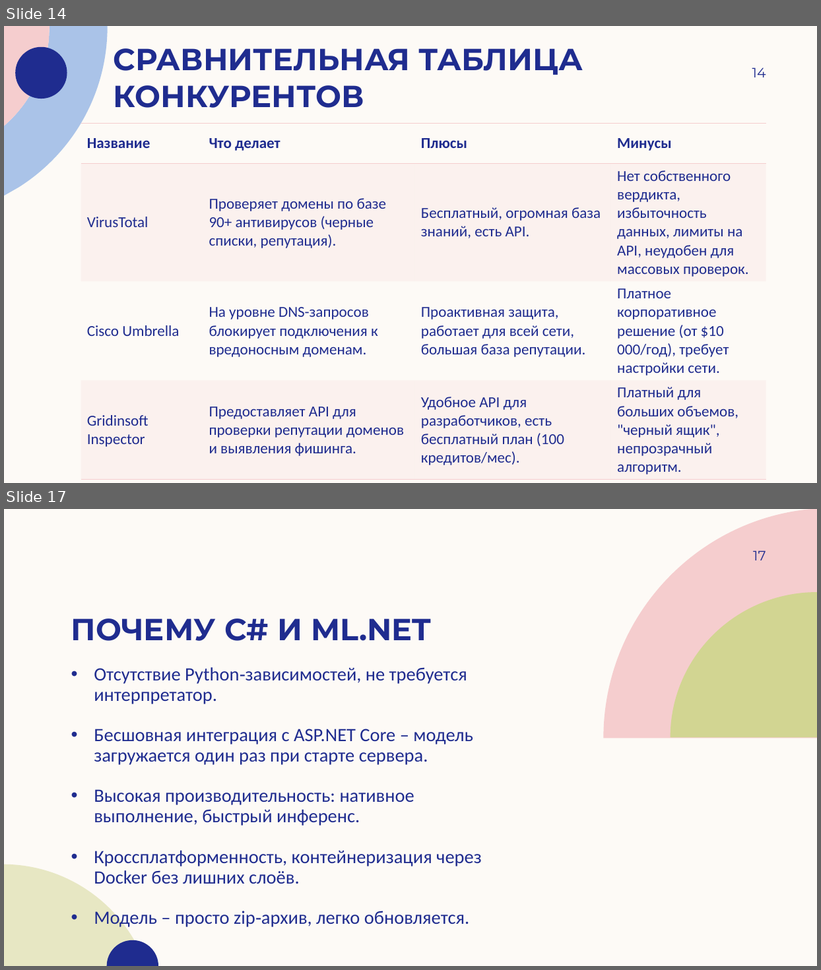
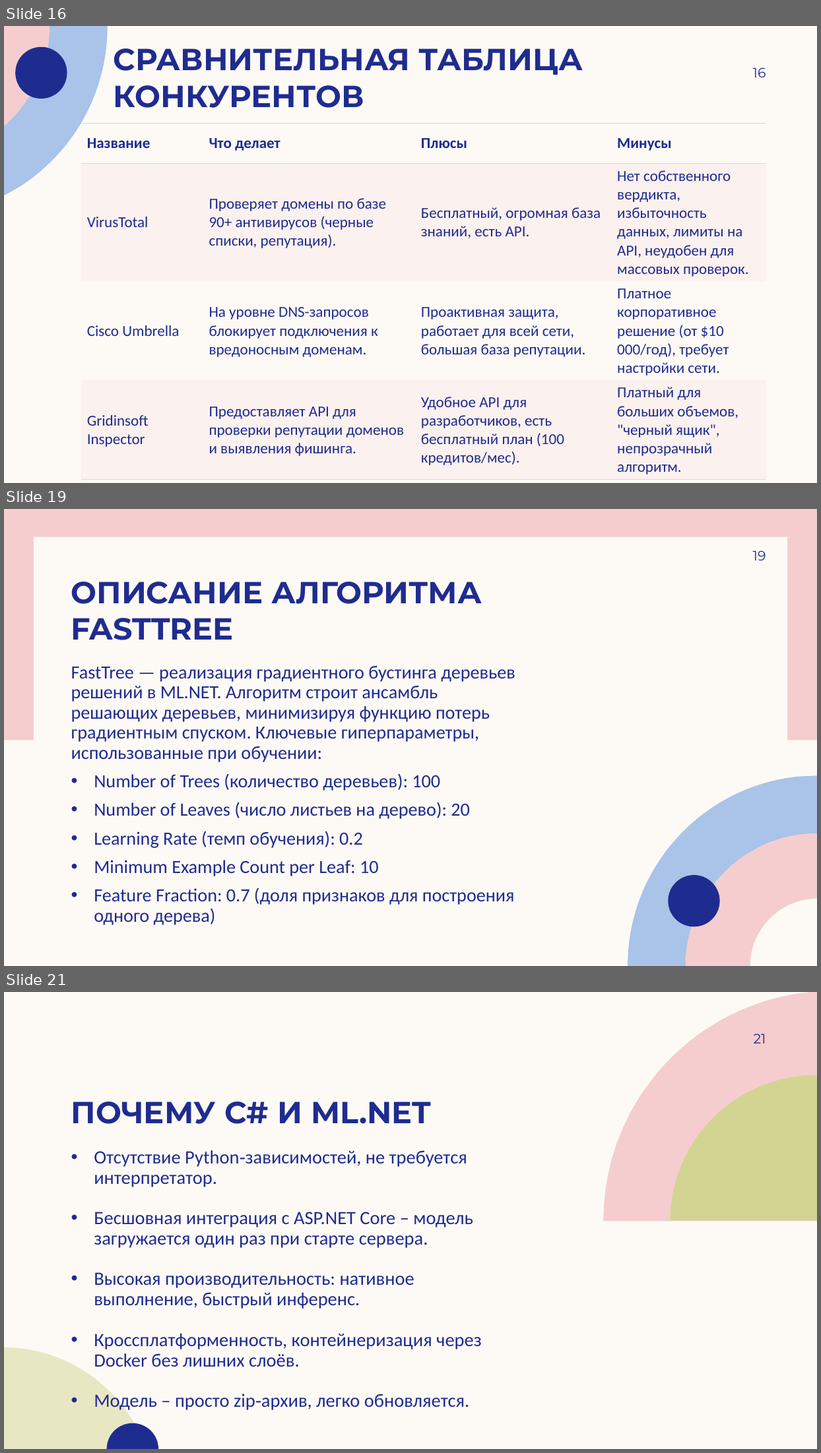
Before and after one commit to andreyilych/cs2valvesoftware, a slide deck: анализатор подозрительности доменных имен (DNS).pptx. Shown one above the other, each under a label of ours: slides 14 and 17 before the commit, slides 16, 19 and 21 after it; the slides between them are not shown. The pictures are 821x970 and 821x1453 pixels, drawn with LibreOffice and Linux fonts; fonts in the diff are those of the drawing; background and template pictures are left out. Boxes give left, top, right and bottom in pixels: in the first picture for what was removed or moved away, otherwise in the second. Text is boxed around its words. In the diff, an @@ line names an element or a change of style, - is before the commit and + after.

```diff
--- a/анализатор подозрительности доменных имен (DNS).pptx
+++ b/анализатор подозрительности доменных имен (DNS).pptx
@@ slide 19 added at [4,509,817,966], background #FDFAF6 @@
@@ rectangle added at [4,509,817,740], fill #F5CDCE @@
@@ rectangle added at [33,537,787,939], fill #FDFAF6 @@
@@ page number added at [753,551,766,560], 16 pt, text #1F2C8F @@
+19
@@ title added at [71,582,482,640], 36 pt, text #1F2C8F, bold @@
+ОПИСАНИЕ АЛГОРИТМА FASTTREE
@@ text added at [71,666,516,925], 22 pt, text #1F2C8F @@
+FastTree — реализация градиентного бустинга деревьев решений в ML.NET. Алгоритм строит ансамбль решающих деревьев, минимизируя функцию потерь градиентным спуском. Ключевые гиперпараметры, использованные при обучении:
+• Number of Trees (количество деревьев): 100
+• Number of Leaves (число листьев на дерево): 20
+• Learning Rate (темп обучения): 0.2
+• Minimum Example Count per Leaf: 10
+• Feature Fraction: 0.7 (доля признаков для построения одного дерева)
@@ group added at [628,776,817,966]: 4 freeform shapes @@
@@ what was slide 14 is now slide 16 @@
@@ page number at [753,68,766,77]: text changed @@
-14
+16
@@ what was slide 17 is now slide 21 @@
@@ page number at [754,1034,766,1043]: text changed @@
-17
+21
```
Also in this commit, not shown: 8 slides changed, 9 other slides added, 2 slides removed.
